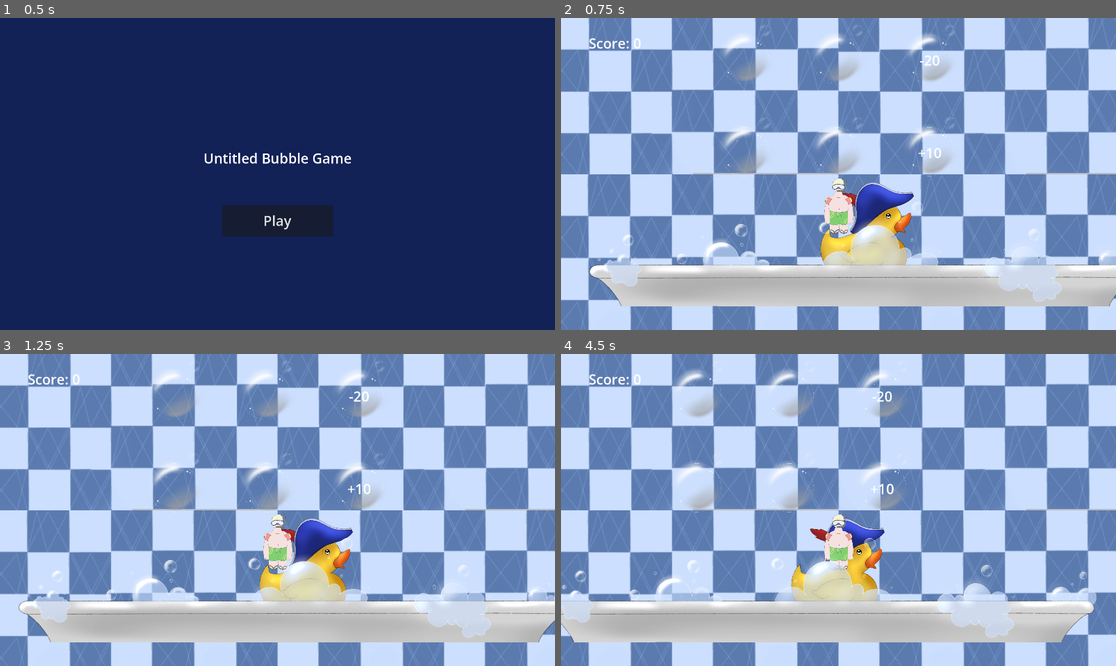
Above: before the commit, frames 1-4 (two rows, left to right).
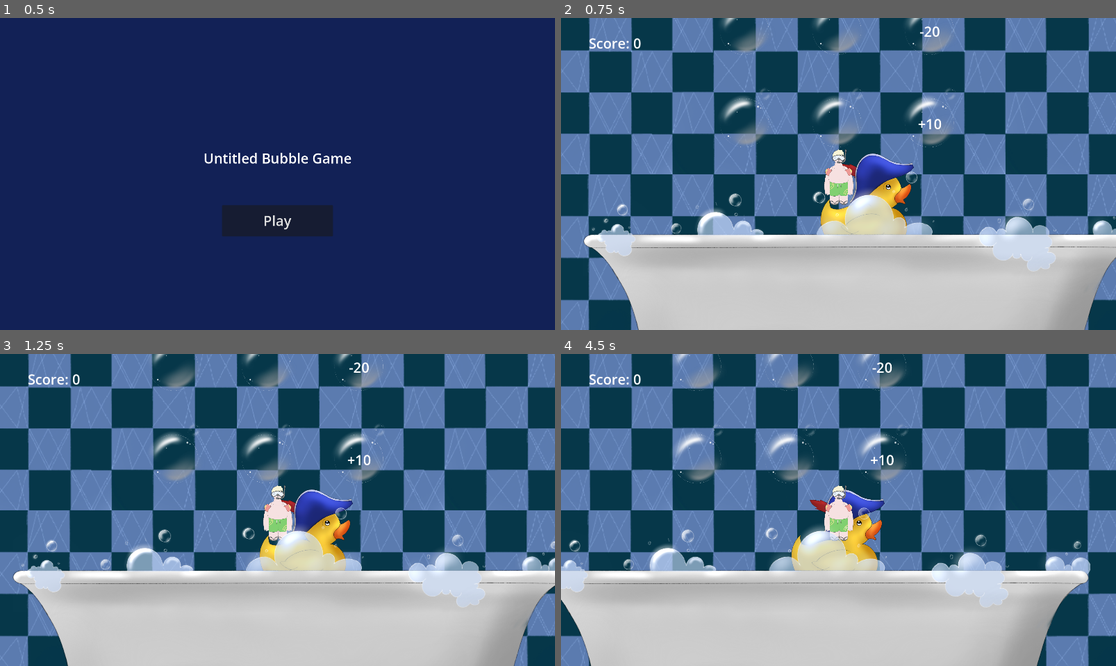
Above: after the commit, the same moments.

Repository: KaterynaKateryna/GlobalGameJam2025-Bubble
Game: Godot game, scene res://src/Scenes/start_screen.tscn
Two runs of this game, one before a commit and one after it. Both use one fixed random seed, a clock stepped at 60 frames per second and the inputs below.
Inputs (mouse positions are in pixels of both pictures, inside the frame that each line leads up to):
- Up to frame 1 (0.5 s): no input
- Up to frame 2 (0.75 s): click "Play" at 0.5 s
- Up to frame 3 (1.25 s): no input
- Up to frame 4 (4.5 s): move the mouse to (960, 494) at 1.27 s; click (960, 494) at 1.52 s; move the mouse to (727, 525) at 2.02 s; click (727, 525) at 2.27 s; move the mouse to (894, 441) at 2.77 s; move the mouse to (810, 572) at 3.52 s; click (810, 572) at 3.77 s; move the mouse to (1005, 556) at 4.27 s

Frame 1 is identical in both runs. In frame 2, 60% of the frame differs, in the area x 0-100%, y 0-100%; in frame 3, 61%; in frame 4, 61%.

Commit message:
update art

Diff:
--- a/src/Scenes/game_screen.tscn
+++ b/src/Scenes/game_screen.tscn
@@ -5,9 +5,9 @@
 [ext_resource type="PackedScene" uid="uid://dymrhsaqqai34" path="res://src/UI/user_interface.tscn" id="2_h0v7u"]
 [ext_resource type="Script" path="res://src/scenes/background.gd" id="2_pgld2"]
 [ext_resource type="PackedScene" uid="uid://kdq04i8g2c7v" path="res://src/UI/game_over.tscn" id="2_t8bp6"]
-[ext_resource type="Texture2D" uid="uid://bt8w6qccwyptl" path="res://assets/images/Square_and_small.png" id="3_6g8is"]
+[ext_resource type="Texture2D" uid="uid://c4st462770nct" path="res://assets/images/Background_dark.png" id="3_gvbv6"]
 [ext_resource type="PackedScene" uid="uid://d2x68a7kijbdp" path="res://src/objects/duck.tscn" id="4_ebgfn"]
-[ext_resource type="Texture2D" uid="uid://c8lenf1m4dv5r" path="res://assets/images/Bathtub_zoom.png" id="7_vii3g"]
+[ext_resource type="Texture2D" uid="uid://bhik1nw33sy1e" path="res://assets/images/Full_bath_wide.png" id="7_qhn0j"]
 
 [sub_resource type="RectangleShape2D" id="RectangleShape2D_mkgxw"]
 size = Vector2(1908, 46)
@@ -36,7 +36,7 @@
 offset_bottom = 422.0
 grow_horizontal = 2
 grow_vertical = 2
-texture = ExtResource("3_6g8is")
+texture = ExtResource("3_gvbv6")
 stretch_mode = 6
 script = ExtResource("2_pgld2")
 
@@ -54,8 +54,8 @@
 collision_mask = 2
 
 [node name="BathSprite" type="Sprite2D" parent="Bath"]
-position = Vector2(954, 657)
-texture = ExtResource("7_vii3g")
+position = Vector2(934, 1322)
+texture = ExtResource("7_qhn0j")
 
 [node name="CollisionShape2D" type="CollisionShape2D" parent="Bath"]
 position = Vector2(950, 1171)
--- a/src/actors/player.gd
+++ b/src/actors/player.gd
@@ -12,7 +12,7 @@
 	var screen_size = viewport.get_visible_rect().size
 	var camera = viewport.get_camera_2d()
 
-	camera.limit_bottom = screen_size.y + 200
+	camera.limit_bottom = screen_size.y + 300
 
 func _physics_process(delta: float) -> void:
 	if is_on_floor():
--- a/src/objects/Bubble.tscn
+++ b/src/objects/Bubble.tscn
@@ -21,7 +21,7 @@
 shape = SubResource("RectangleShape2D_shbx6")
 
 [node name="ModifierLabel" type="Label" parent="."]
-anchors_preset = -1
+anchors_preset = 15
 anchor_right = 1.0
 anchor_bottom = 1.0
 grow_horizontal = 2
Binary file added: assets/images/Background_dark.png
Not shown, added: assets/images/Background_dark.png.import
Binary file added: assets/images/Bath_wide.png
Not shown, added: assets/images/Bath_wide.png.import
Binary file added: assets/images/Full_bath_wide.png
Not shown, added: assets/images/Full_bath_wide.png.import
